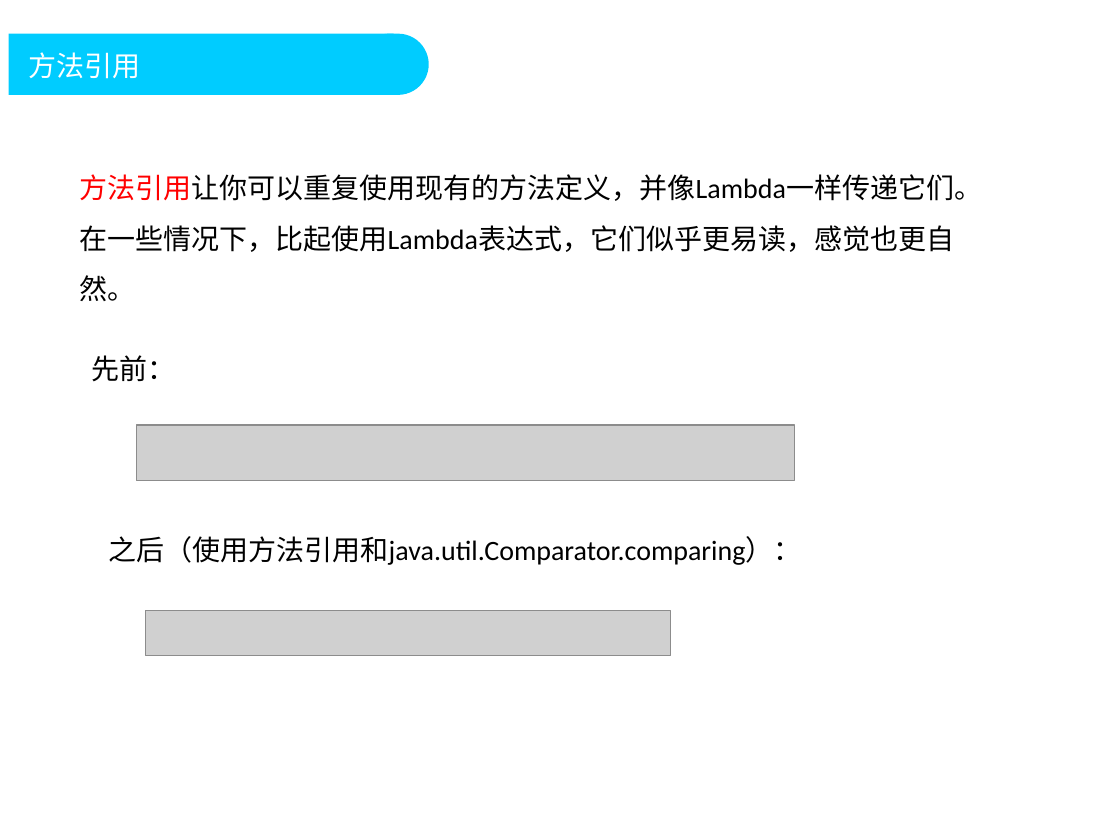
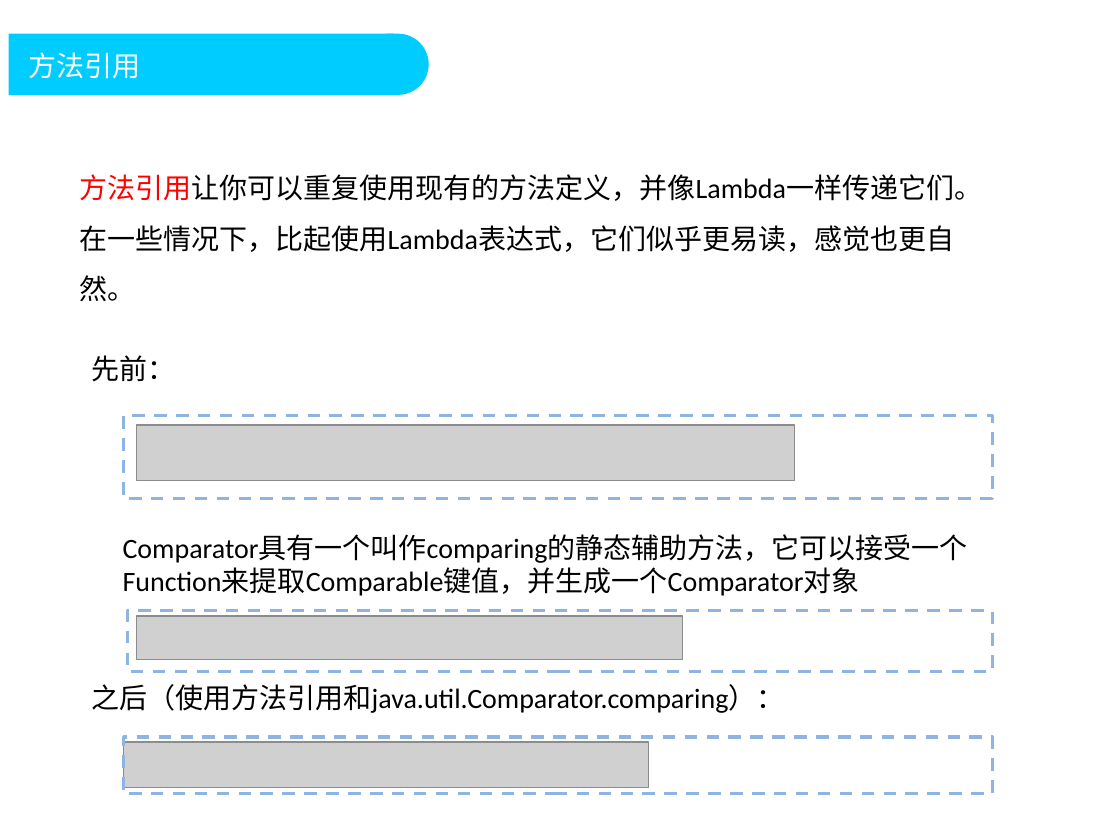
Before and after one commit to DoublePoint/MVC, a slide deck: slide 35 of 04相关插件/Java8/Java高级教程2.pptx (slide 36 before the commit). Drawn at 1120x840 pixels with LibreOffice and Linux fonts; fonts in the diff are those of the drawing; grey boxes stand for pictures; background and template pictures are left out. Boxes give left, top, right and bottom in pixels: in the first picture for what was removed or moved away, otherwise in the second. Text is boxed around its words. In the diff, an @@ line names an element or a change of style, - is before the commit and + after.

```diff
--- a/04相关插件/Java8/Java高级教程2.pptx
+++ b/04相关插件/Java8/Java高级教程2.pptx
@@ rectangle added at <box>123,416,991,498</box>, outline #8EB4E3 2 pt dashed @@
@@ text added at <box>123,535,968,596</box>, 18 pt, text #000000 @@
+Comparator具有一个叫作comparing的静态辅助方法，它可以接受一个Function来提取Comparable键值，并生成一个Comparator对象
@@ rectangle added at <box>128,610,992,671</box>, outline #8EB4E3 2 pt dashed @@
@@ picture added at <box>137,616,683,660</box> @@
@@ text "之后（使用方法引用和java.util.Comparator.comparing）：": place and size @@
-text "之后（使用方法引用和java.util.Comparator.comparing）：" at <box>109,536,802,565</box>
+text "之后（使用方法引用和java.util.Comparator.comparing）：" at <box>92,684,785,713</box>
@@ picture: place and size @@
-picture at <box>146,610,671,656</box>
+picture at <box>123,741,648,787</box>
@@ rectangle added at <box>123,737,991,794</box>, outline #8EB4E3 2 pt dashed @@
```
Also in this commit, not shown: 35 other slides changed, 7 slides added, 1 slide removed, 14 other files.
